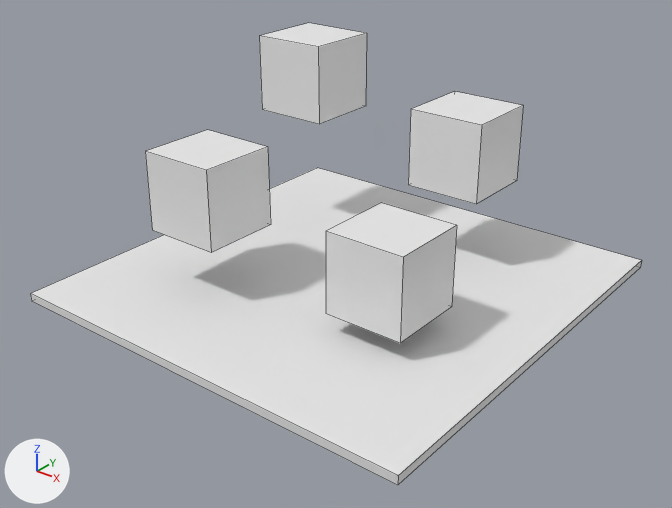
What one commit did to the OBJ model examples/assets/lights.obj.
Rendered twice from a 50 mm lens placed at (12.74, -16.39, 10.31), pointed at (0.27, -0.8, 0.64). Every picture has the same lights, and +X, +Y and +Z are marked at lower left. Mesh edges are drawn as thin lines. Where no turn or scale is listed for an object, it has been applied to the vertices.
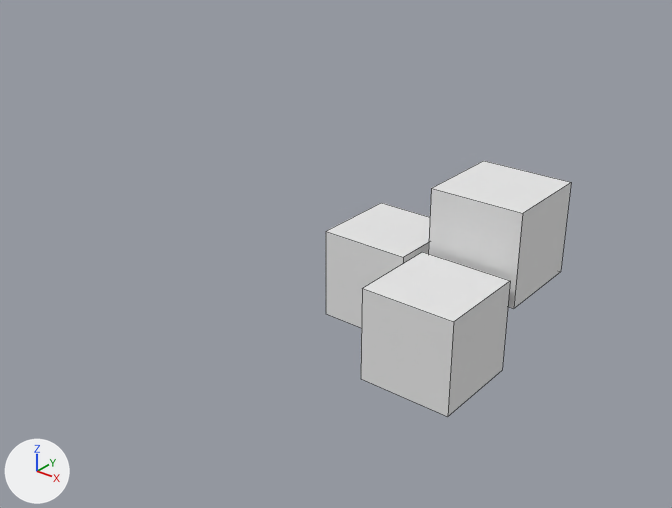
The newer file is also turned or shifted as a whole; pictures and numbers use the older file's frame.

Where the change shows, as pixel boxes [x1, y1, x2, y2] in the pictures (672 x 508 px):
```json
{"object": "Plane_Plane.001", "change": "deleted", "before": [30, 168, 642, 485]}
{"object": "Cube.001_Cube.004", "change": "added", "after": [361, 252, 510, 417]}
{"object": "Cube.003_Cube.005", "change": "added", "after": [428, 161, 571, 308]}
{"object": "Cube", "change": "deleted", "before": [145, 130, 271, 253]}
{"object": "Cube.001", "change": "deleted", "before": [408, 91, 523, 204]}
{"object": "Cube.003", "change": "deleted", "before": [259, 23, 367, 124]}
```

The change, as JSON lines over the scene's bpy script:
```json
{"op": "add", "block": "me_cube_003_cube_005", "code": ["me_cube_003_cube_005 = bpy.data.meshes.new('Cube.003_Cube.005')", "me_cube_003_cube_005.from_pydata(...)  # a box spanning x -0.88..1.12, y 0.03..2.03, z 0.19..2.19", "me_cube_003_cube_005.materials.append(mat_material)  # white #e7e7e7"]}
{"op": "add", "block": "me_cube_001_cube_004", "code": ["me_cube_001_cube_004 = bpy.data.meshes.new('Cube.001_Cube.004')", "me_cube_001_cube_004.from_pydata(...)  # a box spanning x -0.91..1.09, y -2.15..-0.15, z -1.13..0.87", "me_cube_001_cube_004.materials.append(mat_material)  # white #e7e7e7"]}
{"op": "remove", "block": "ob_cube", "code": ["ob_cube = bpy.data.objects.new('Cube', me_cube)", "ob_cube.location = (0.0, 0.0, 0.0)"]}
{"op": "remove", "block": "ob_cube_001", "code": ["ob_cube_001 = bpy.data.objects.new('Cube.001', me_cube_001)", "ob_cube_001.location = (0.0, 0.0, 0.0)"]}
{"op": "remove", "block": "ob_cube_003", "code": ["ob_cube_003 = bpy.data.objects.new('Cube.003', me_cube_003)", "ob_cube_003.location = (0.0, 0.0, 0.0)"]}
{"op": "remove", "block": "ob_plane_plane_001", "code": ["ob_plane_plane_001 = bpy.data.objects.new('Plane_Plane.001', me_plane_plane_001)", "ob_plane_plane_001.location = (0.0, 0.0, 0.0)"]}
{"op": "add", "block": "ob_cube_003_cube_005", "code": ["ob_cube_003_cube_005 = bpy.data.objects.new('Cube.003_Cube.005', me_cube_003_cube_005)", "ob_cube_003_cube_005.location = (4.44, -1.96, 1.3)"]}
{"op": "add", "block": "ob_cube_001_cube_004", "code": ["ob_cube_001_cube_004 = bpy.data.objects.new('Cube.001_Cube.004', me_cube_001_cube_004)", "ob_cube_001_cube_004.location = (4.44, -1.96, 1.3)"]}
```
